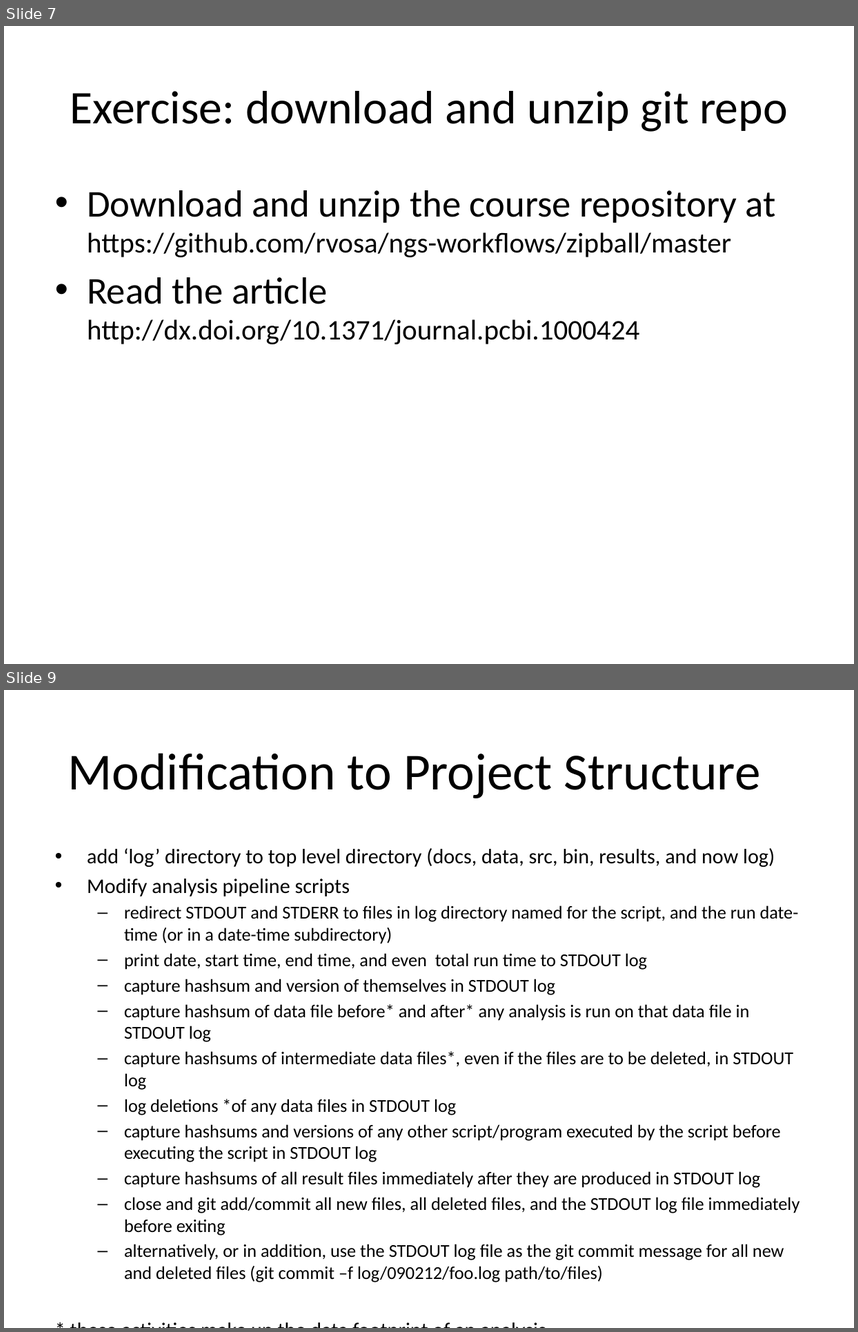
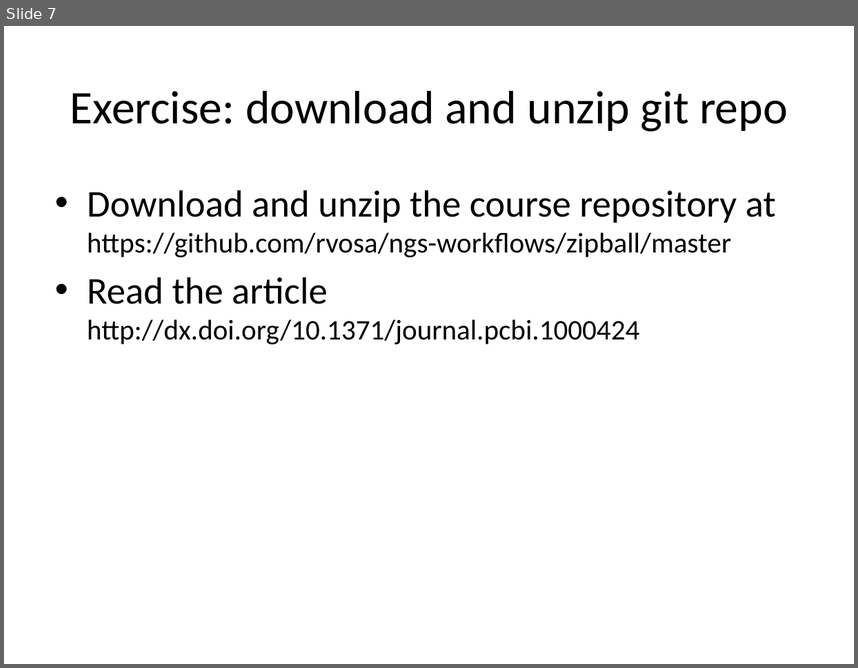
Before and after one commit to rvosa/ngs-workflows, a slide deck: doc/slides/day2/session4/ProjectOrg.pptx. Shown one above the other, each under a label of ours: slides 7 and 9 before the commit, slide 7 after it; the slides between them are not shown. The pictures are 858x1332 and 858x668 pixels, drawn with LibreOffice and Linux fonts; fonts in the diff are those of the drawing. Boxes give left, top, right and bottom in pixels: in the first picture for what was removed or moved away, otherwise in the second. Text is boxed around its words. In the diff, an @@ line names an element or a change of style, - is before the commit and + after.

Commit message:
MetaData Capture makes more sense in the context of a workflow

```diff
--- a/doc/slides/day2/session4/ProjectOrg.pptx
+++ b/doc/slides/day2/session4/ProjectOrg.pptx
@@ slide 9 removed at (4, 690, 854, 1328), background #FFFFFF @@
@@ title removed at (67, 753, 761, 798) @@
-Modification to Project Structure
@@ text removed at (87, 848, 800, 1282) @@
-• add ‘log’ directory to top level directory (docs, data, src, bin, results, and now log)
-• Modify analysis pipeline scripts
-  – redirect STDOUT and STDERR to files in log directory named for the script, and the run date-time (or in a date-time subdirectory)
-  – print date, start time, end time, and even total run time to STDOUT log
-  – capture hashsum and version of themselves in STDOUT log
-  – capture hashsum of data file before* and after* any analysis is run on that data file in STDOUT log
-  – capture hashsums of intermediate data files*, even if the files are to be deleted, in STDOUT log
-  – log deletions *of any data files in STDOUT log
-  – capture hashsums and versions of any other script/program executed by the script before executing the script in STDOUT log
-  – capture hashsums of all result files immediately after they are produced in STDOUT log
-  – close and git add/commit all new files, all deleted files, and the STDOUT log file immediately before exiting
-  – alternatively, or in addition, use the STDOUT log file as the git commit message for all new and deleted files (git commit –f log/090212/foo.log path/to/files)
-* these activities make up the data footprint of an analysis
```
Also in this commit, not shown: 2 other slides removed, 1 other file.
